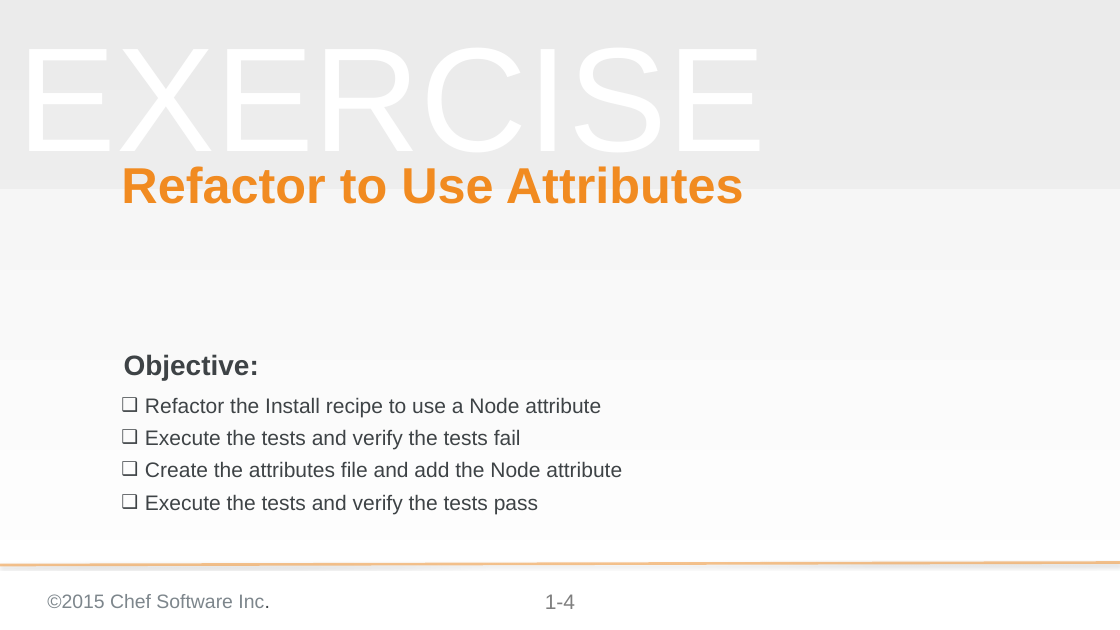
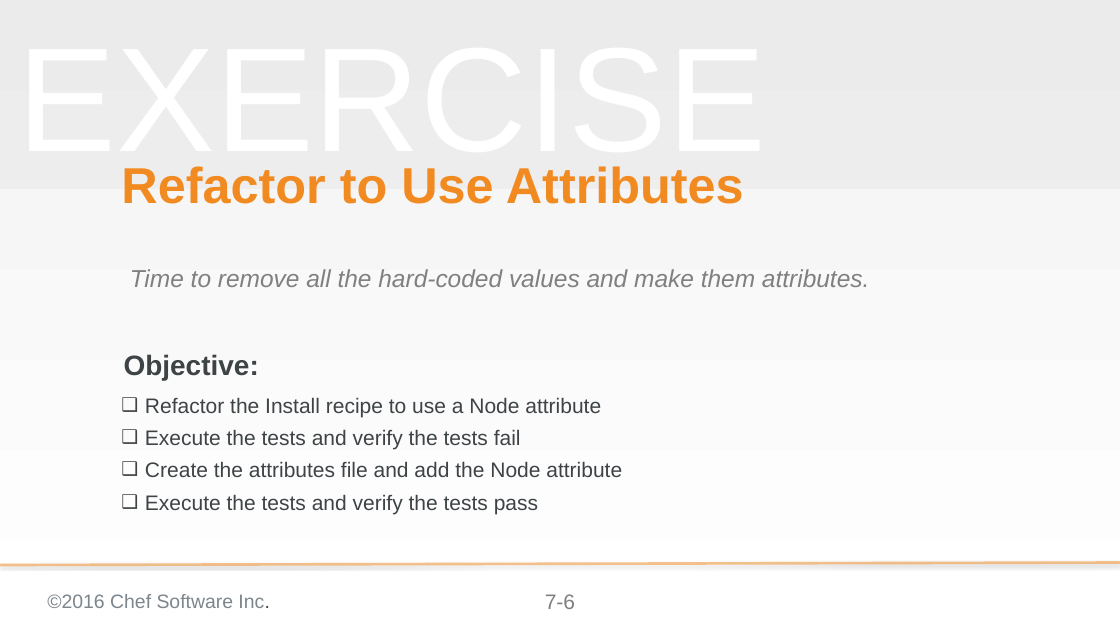
Before and after one commit to chef-training/test_driven_cookbook_development, a slide deck: slide 6 of 07-refactoring_to_attributes.pptx (slide 4 before the commit). Drawn at 1120x630 pixels with LibreOffice and Linux fonts; fonts in the diff are those of the drawing; background and template pictures are left out. Boxes give left, top, right and bottom in pixels: in the first picture for what was removed or moved away, otherwise in the second. Text is boxed around its words. In the diff, an @@ line names an element or a change of style, - is before the commit and + after.

```diff
--- a/07-refactoring_to_attributes.pptx
+++ b/07-refactoring_to_attributes.pptx
@@ text added at [130,269,869,287], 28 pt, text #808080, italic @@
+Time to remove all the hard-coded values and make them attributes.
@@ text at [47,594,269,608]: text changed @@
-©2015 Chef Software Inc.
+©2016 Chef Software Inc.
@@ page number at [545,594,575,609]: text changed @@
-1-4
+7-6
```
Also in this commit, not shown: 32 other slides changed, 11 slides added.
